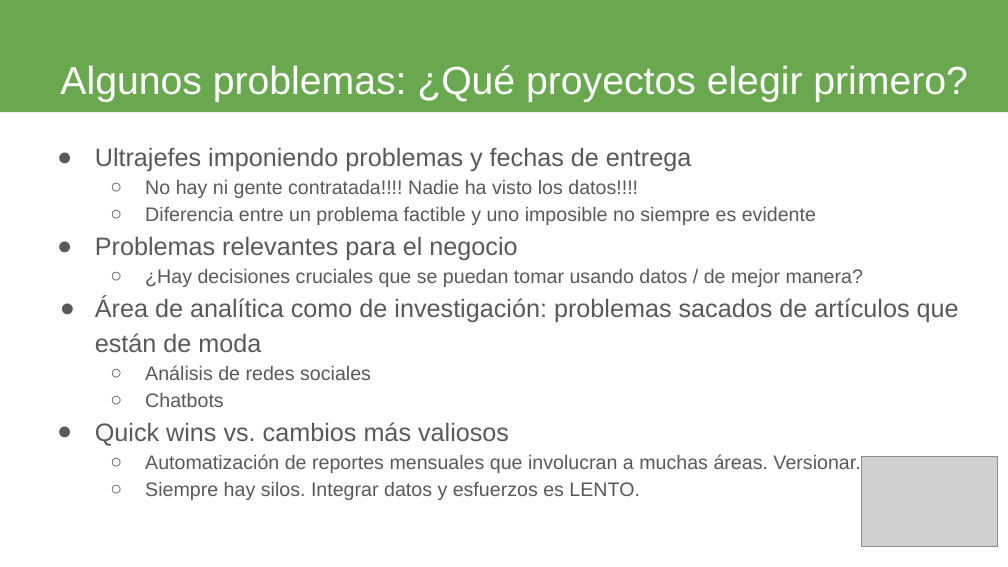
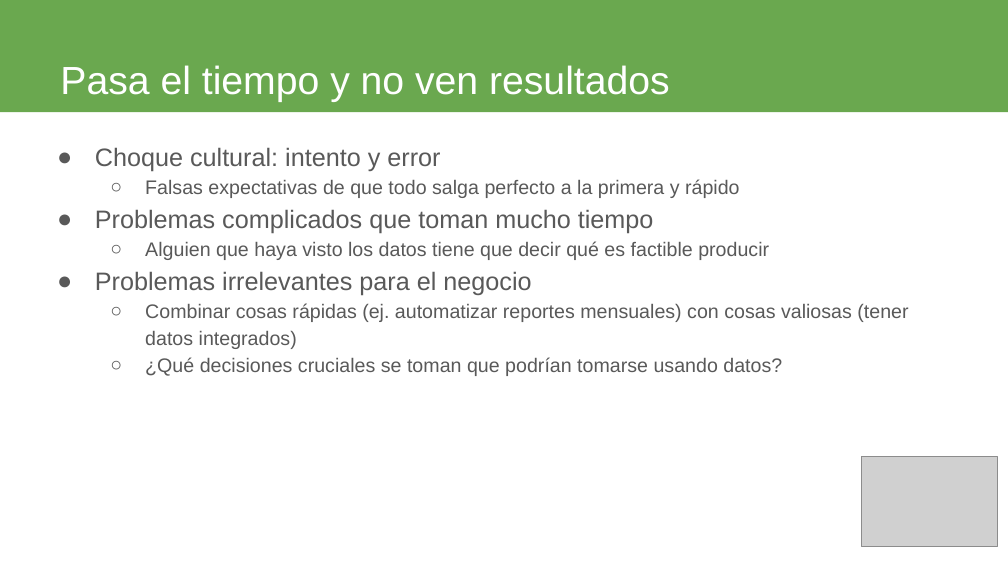
Before and after one commit to jbarbosat/mis-desmadres, a slide deck: slide 10 of presentaciones/wids-2019/presentacion.odp (slide 6 before the commit). Drawn at 1008x567 pixels with LibreOffice and Linux fonts; fonts in the diff are those of the drawing; grey boxes stand for pictures. Boxes give left, top, right and bottom in pixels: in the first picture for what was removed or moved away, otherwise in the second. Text is boxed around its words. In the diff, an @@ line names an element or a change of style, - is before the commit and + after.

Commit message:
reestructura de la primera mitad

```diff
--- a/presentaciones/wids-2019/presentacion.odp
+++ b/presentaciones/wids-2019/presentacion.odp
@@ title at (60, 65, 670, 102): text changed @@
-Algunos problemas: ¿Qué proyectos elegir primero?
+Pasa el tiempo y no ven resultados
@@ text at (95, 147, 908, 376): text changed @@
-● Ultrajefes imponiendo problemas y fechas de entrega
-  ○ No hay ni gente contratada!!!! Nadie ha visto los datos!!!!
-  ○ Diferencia entre un problema factible y uno imposible no siempre es evidente
-● Problemas relevantes para el negocio
-  ○ ¿Hay decisiones cruciales que se puedan tomar usando datos / de mejor manera?
-● Área de analítica como de investigación: problemas sacados de artículos que están de moda
-  ○ Análisis de redes sociales
-  ○ Chatbots
-● Quick wins vs. cambios más valiosos
-  ○ Automatización de reportes mensuales que involucran a muchas áreas. Versionar.
-  ○ Siempre hay silos. Integrar datos y esfuerzos es LENTO.
+● Choque cultural: intento y error
+  ○ Falsas expectativas de que todo salga perfecto a la primera y rápido
+● Problemas complicados que toman mucho tiempo
+  ○ Alguien que haya visto los datos tiene que decir qué es factible producir
+● Problemas irrelevantes para el negocio
+  ○ Combinar cosas rápidas (ej. automatizar reportes mensuales) con cosas valiosas (tener datos integrados)
+  ○ ¿Qué decisiones cruciales se toman que podrían tomarse usando datos?
```
Also in this commit, not shown: 8 other slides changed, 8 slides added, 3 slides removed.
